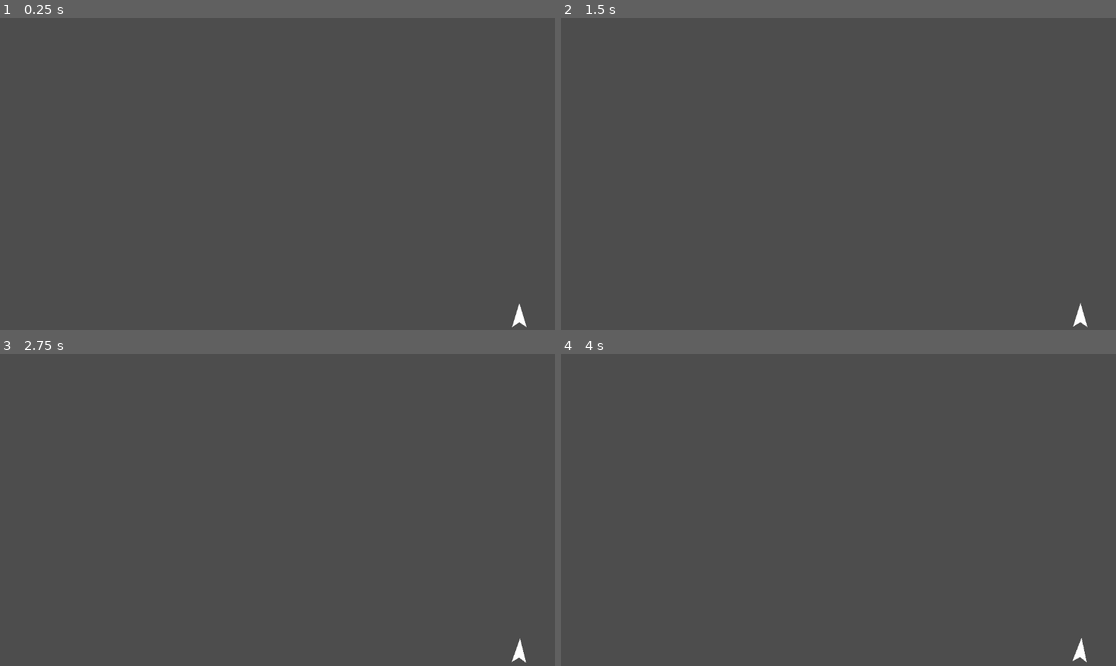
Above: before the commit, frames 1-4 (two rows, left to right).
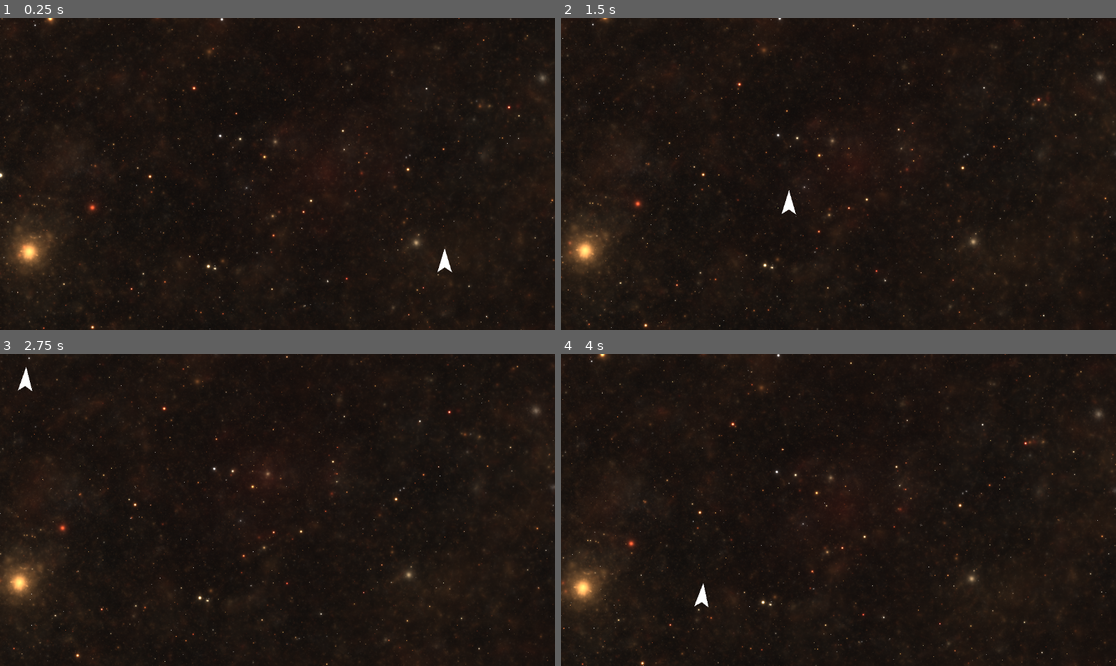
Above: after the commit, the same moments.

Repository: FKD13/Void-Protocol
Game: Godot game, scene res://root.tscn
Two runs of this game, one before a commit and one after it. Both use one fixed random seed, a clock stepped at 60 frames per second and the inputs below.
Inputs:
- Up to frame 1 (0.25 s): no input
- Up to frame 2 (1.5 s): tap Enter at 0.5 s; hold Right (ui_right) 0.53-1.28 s; tap Space at 0.77 s; hold Down (ui_down) from 1.28 s (still down)
- Up to frame 3 (2.75 s): tap Space at 1.52 s; release Down (ui_down) at 2.03 s; hold Right (ui_right) from 2.03 s (still down)
- Up to frame 4 (4 s): release Right (ui_right) at 2.78 s; hold Up (ui_up) 2.78-3.53 s; tap Space at 3.02, 3.77 s; hold Left (ui_left) from 3.53 s (still down)

The runs differ from the first frame. In frame 1, 100% of the frame differs, in the area x 0-100%, y 0-100%; in frame 2, 100%; in frame 3, 100%; in frame 4, 100%.

Commit message:
add pretty starry parallax background using a shader, also add a freecam

Diff:
--- /dev/null
+++ b/background_space_shader.gdshader
@@ -0,0 +1,85 @@
+// Star Nest by Pablo Roman Andrioli
+// Ported to Godot by Lyagva
+// License: MIT
+shader_type canvas_item;
+
+uniform int iterations = 17;
+uniform float formuparam = 0.53;
+
+uniform int volsteps = 10;
+uniform float stepsize = 0.1;
+
+uniform float zoom   = 0.800;
+uniform float tile   = 0.850;
+uniform float speed  = 0.000; // 0.000
+
+uniform float brightness = 0.0015;
+uniform float darkmatter = 0.300; // 0.300
+uniform float distfading = 0.730;
+uniform float saturation = 0.850;
+
+uniform vec2 rotation;
+uniform sampler2D coloramp;
+uniform float colorampMix = .5;
+uniform bool isColoramp;
+
+uniform vec2 camera_position = vec2(0, 0);
+
+void fragment()
+{
+	vec2 fragCoord = FRAGCOORD.xy;
+	vec2 iResolution = 1.0 / SCREEN_PIXEL_SIZE;
+	float iTime = TIME;
+
+	//get coords and direction
+	vec2 uv=fragCoord.xy/iResolution.xy-.5;
+	uv.y*=iResolution.y/iResolution.x;
+	vec3 dir=vec3(uv*zoom,1.);
+	float time=iTime*speed+.25;
+
+	//mouse rotation
+	float a1 = .5 + rotation.x / iResolution.x * 2.;
+	float a2 = .8 + rotation.y / iResolution.y * 2.;
+	mat2 rot1 = mat2(vec2(cos(a1), sin(a1)), vec2(-sin(a1), cos(a1)));
+	mat2 rot2 = mat2(vec2(cos(a2), sin(a2)), vec2(-sin(a2), cos(a2)));
+	dir.xz *= rot1;
+	dir.xy *= rot2;
+
+	vec3 from = vec3(1., .5, 0.5);
+	from += vec3(camera_position.x * .000005, camera_position.y * .000005, -2.);
+	//from += vec3(time * 2., time, -2.);
+
+
+	from.xz *= rot1;
+	from.xy *= rot2;
+
+	//volumetric rendering
+	float s = 0.1, fade = 1.;
+	vec3 v = vec3(0.);
+	for (int r=0; r<volsteps; r++) {
+		vec3 p=from + s * dir * .5;
+		p = abs(vec3(tile) - mod(p, vec3(tile*2.))); // tiling fold
+		float pa, a=pa=0.;
+		for (int i=0; i < iterations; i++) {
+			p = abs(p) / dot(p,p) - formuparam; // the magic formula
+			a += abs(length(p) - pa); // absolute sum of average change
+			pa = length(p);
+		}
+		float dm = max(0., darkmatter-a*a*.001); //dark matter
+		a *= a*a; // add contrast
+		if (r>6) fade*=1.-dm; // dark matter, don't render near
+		//v+=vec3(dm,dm*.5,0.);
+		v+=fade;
+		v+=vec3(s,s*s,s*s*s*s)*a*brightness*fade; // coloring based on distance
+		fade*=distfading; // distance fading
+		s+=stepsize;
+	}
+	v=mix(vec3(length(v)),v,saturation); //color adjust
+
+	COLOR = vec4(v*.01,1.);
+
+	if (isColoramp) {
+		COLOR += texture(coloramp, vec2(v.r * .01, 0.)) * colorampMix;
+	}
+
+}
--- /dev/null
+++ b/free_cam.gd
@@ -0,0 +1,11 @@
+extends Node2D
+
+func _process(delta: float) -> void:
+	if Input.is_action_pressed("ui_left"):
+		self.move_local_x(-10)
+	if Input.is_action_pressed("ui_right"):
+		self.move_local_x(10)
+	if Input.is_action_pressed("ui_down"):
+		self.move_local_y(10)
+	if Input.is_action_pressed("ui_up"):
+		self.move_local_y(-10)
--- a/project.godot
+++ b/project.godot
@@ -15,6 +15,11 @@
 config/features=PackedStringArray("4.3", "GL Compatibility")
 config/icon="res://icon.svg"
 
+[editor]
+
+version_control/plugin_name="GitPlugin"
+version_control/autoload_on_startup=true
+
 [physics]
 
 2d/default_gravity_vector=Vector2(0, 0)
--- /dev/null
+++ b/root.gd
@@ -0,0 +1,12 @@
+extends Node2D
+
+
+# Called when the node enters the scene tree for the first time.
+func _ready() -> void:
+	pass # Replace with function body.
+
+
+# Called every frame. 'delta' is the elapsed time since the previous frame.
+func _process(delta: float) -> void:
+	var global_cam_pos = $FreeCam/Camera2D.global_position
+	$CanvasLayer/ColorRect.get_material().set_shader_parameter("camera_position", global_cam_pos)
--- a/root.tscn
+++ b/root.tscn
@@ -1,8 +1,48 @@
-[gd_scene load_steps=2 format=3 uid="uid://h0aetvmb4fpc"]
+[gd_scene load_steps=6 format=3 uid="uid://h0aetvmb4fpc"]
 
 [ext_resource type="PackedScene" uid="uid://hcfc0itylfhd" path="res://ship.tscn" id="1_mhsl7"]
+[ext_resource type="Script" path="res://root.gd" id="1_v85q6"]
+[ext_resource type="Script" path="res://free_cam.gd" id="2_n7a5q"]
+[ext_resource type="Shader" path="res://background_space_shader.gdshader" id="5_68052"]
+
+[sub_resource type="ShaderMaterial" id="ShaderMaterial_3b7fc"]
+shader = ExtResource("5_68052")
+shader_parameter/iterations = 17
+shader_parameter/formuparam = 0.53
+shader_parameter/volsteps = 10
+shader_parameter/stepsize = 0.1
+shader_parameter/zoom = 0.8
+shader_parameter/tile = 0.85
+shader_parameter/speed = 0.0
+shader_parameter/brightness = 0.0015
+shader_parameter/darkmatter = 0.3
+shader_parameter/distfading = 0.73
+shader_parameter/saturation = 0.85
+shader_parameter/rotation = null
+shader_parameter/colorampMix = 0.5
+shader_parameter/isColoramp = null
+shader_parameter/camera_position = Vector2(0, 0)
 
 [node name="Node2D" type="Node2D"]
+script = ExtResource("1_v85q6")
 
 [node name="Ship" parent="." instance=ExtResource("1_mhsl7")]
 position = Vector2(1078, 622)
+
+[node name="CanvasLayer" type="CanvasLayer" parent="."]
+layer = -1
+
+[node name="ColorRect" type="ColorRect" parent="CanvasLayer"]
+material = SubResource("ShaderMaterial_3b7fc")
+anchors_preset = 15
+anchor_right = 1.0
+anchor_bottom = 1.0
+grow_horizontal = 2
+grow_vertical = 2
+
+[node name="FreeCam" type="Node2D" parent="."]
+position = Vector2(731, 438)
+script = ExtResource("2_n7a5q")
+metadata/_edit_group_ = true
+
+[node name="Camera2D" type="Camera2D" parent="FreeCam"]
Not shown, added: export_presets.cfg
Not shown, changed: .gitignore
Not shown, added: exports/server.py
